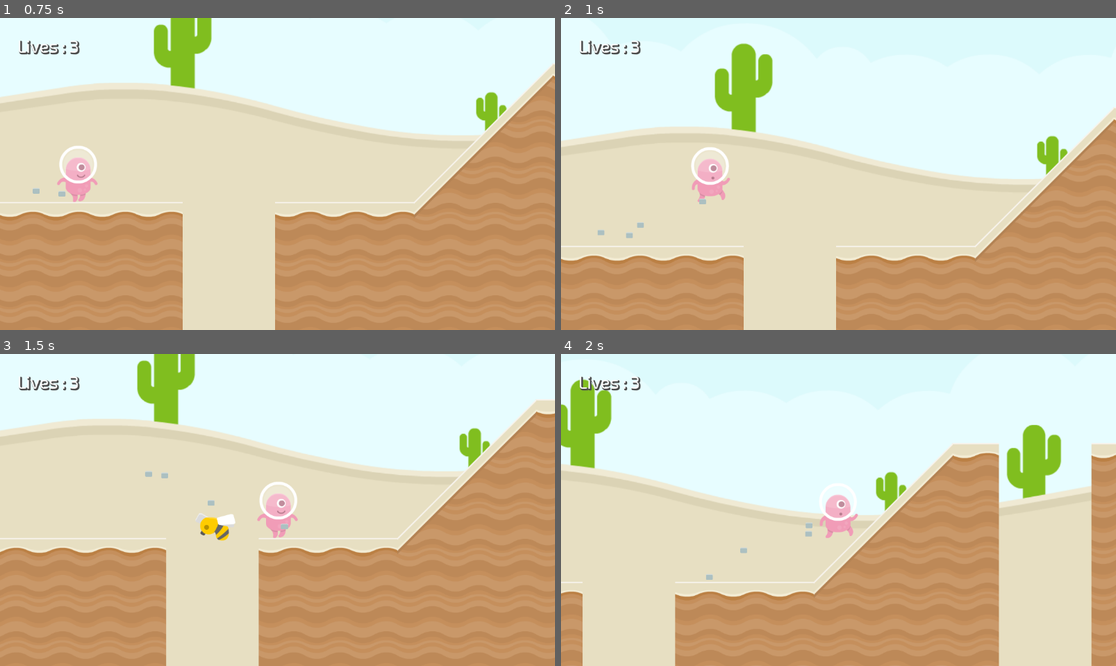
Above: before the commit, frames 1-4 (two rows, left to right).
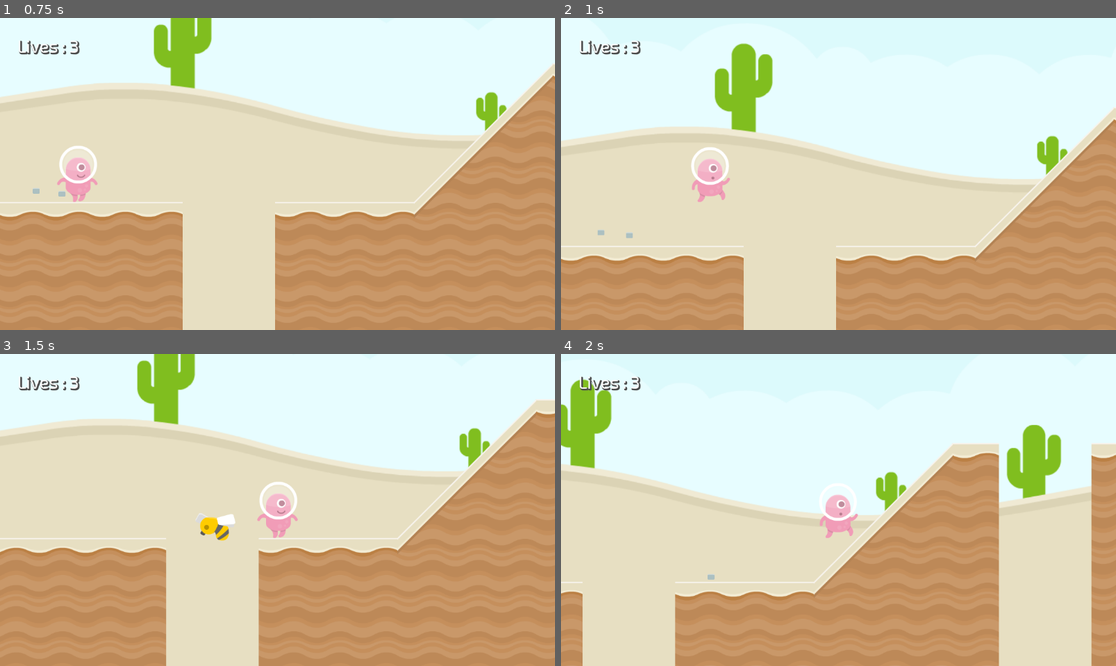
Above: after the commit, the same moments.

Repository: mmalkindi/gamedev-tutorial04
Game: Godot game, scene res://scenes/level/Level2.tscn
Two runs of this game, one before a commit and one after it. Both use one fixed random seed, a clock stepped at 60 frames per second and the inputs below. This scene is started directly instead of the project's main scene.
Inputs (mouse positions are in pixels of both pictures, inside the frame that each line leads up to):
- Up to frame 1 (0.75 s): move the mouse to (399, 158) at 0.52 s; press the mouse at (399, 158) at 0.53 s; hold Right (right) from 0.53 s (still down)
- Up to frame 2 (1 s): keep holding Right (right); tap Space (jump) at 0.77 s
- Up to frame 3 (1.5 s): keep holding Right (right); move the mouse to (166, 525) at 1.27 s; release the mouse at (166, 525) at 1.28 s; click (166, 525) at 1.35 s
- Up to frame 4 (2 s): keep holding Right (right); tap Space (jump) at 1.52 s

Frame 1 is identical in both runs. In frame 2, less than 0.1% of the frame differs, in the area x 13-27%, y 57-68%; in frame 3, less than 0.1%, in the area x 26-52%, y 37-57%; in frame 4, less than 0.1%.

Commit message:
polish: adjust particle emission event

Diff:
--- a/scenes/level/entities/Player.tscn
+++ b/scenes/level/entities/Player.tscn
@@ -100,6 +100,7 @@
 
 [node name="GPUParticles2D" type="GPUParticles2D" parent="."]
 position = Vector2(0, 30)
+emitting = false
 amount = 4
 process_material = SubResource("ParticleProcessMaterial_itw1c")
 texture = ExtResource("3_1osqw")
--- a/scenes/level/entities/player.gd
+++ b/scenes/level/entities/player.gd
@@ -15,10 +15,14 @@
 		velocity.x += speed
 		if is_on_floor():
 			particle.set_emitting(true)
+		else:
+			particle.set_emitting(false)
 	elif Input.is_action_pressed("left"):
 		velocity.x -= speed
 		if is_on_floor():
 			particle.set_emitting(true)
+		else:
+			particle.set_emitting(false)
 	else:
 		particle.set_emitting(false)
 
